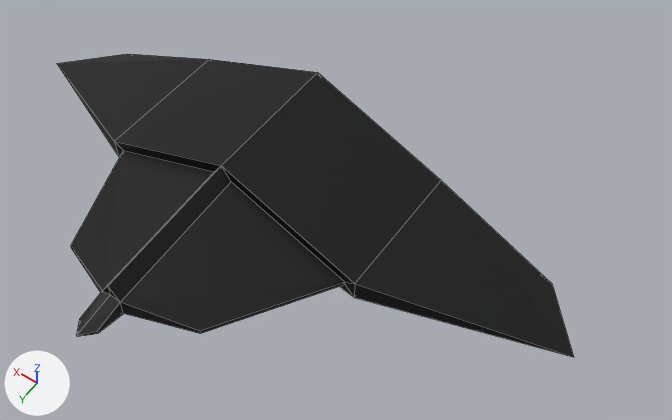
One commit to the Blender file Assets/Meshes/flyrex.blend: the scene before it, then after it.
Before and after are seen from a camera (50 mm lens) standing at (-5.46, 6.24, 9.63) and looking at (-1.16, 0.22, 0.17). Arrows for +X, +Y and +Z are at lower left; the lights stay in place. Mesh edges are drawn as thin lines.
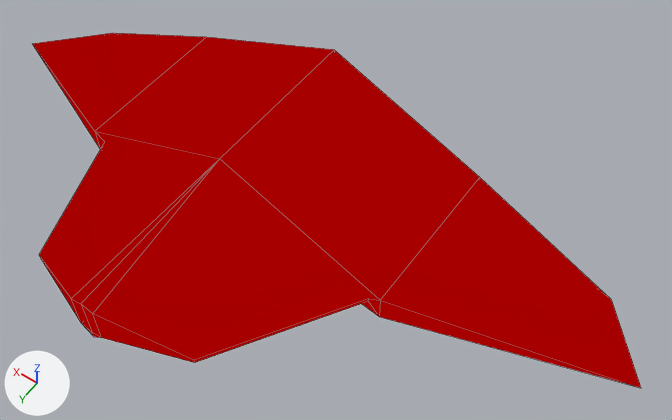
Edits to the scene script, one JSON object a line:
```json
{"op": "add", "block": "mat_shield", "code": ["mat_shield = bpy.data.materials.new('Shield')", "mat_shield.use_nodes = True; mat_shield.node_tree.nodes.clear()", "_N = mat_shield.node_tree.nodes; _L = mat_shield.node_tree.links", "n0 = _N.new('ShaderNodeOutputMaterial'); n0.name = 'Material Output'", "n1 = _N.new('ShaderNodeBsdfTransparent'); n1.name = 'Transparent BSDF'", "n1.inputs[0].default_value = (1.0, 0.0, 0.00567, 1.0)  # 'Color', red #ff0011", "_L.new(n1.outputs[0], n0.inputs[0])  # 'BSDF' to 'Surface'"]}
{"block": "me_cube_001", "where": "# used by ob_cube; location = (0.0, 0.0, 0.0)"}
{"op": "remove", "block": "me_cube_001", "code": "me_cube_001.from_pydata(...)  # 34 vertices, 33 faces; spans x -4.55..0.0, y -1.0..3.59, z -0.69..1.0"}
{"op": "remove", "block": "me_cube_001", "code": "me_cube_001.materials.append(mat_body)  # black #000000"}
{"op": "remove", "block": "me_cube_001", "code": "me_cube_001.materials.append(mat_exhaust)  # green #1fe700"}
{"op": "add", "block": "me_cube_001", "code": "me_cube_001.from_pydata(...)  # 19 vertices, 17 faces; spans x -5.41..0.0, y -1.37..3.4, z -0.87..1.13"}
{"block": "me_cube_001", "change": "me_cube_001 part 1: the whole mesh is rebuilt"}
{"op": "add", "block": "me_cube_001", "code": "me_cube_001.materials.append(mat_shield)"}
```

Where the change shows, as pixel boxes [x1, y1, x2, y2] in the pictures (672 x 420 px):
```json
{"object": "Cube", "change": "reshaped", "before": [57, 54, 574, 357], "after": [33, 33, 641, 388], "on screen": "18% wider, 17% taller"}
```
